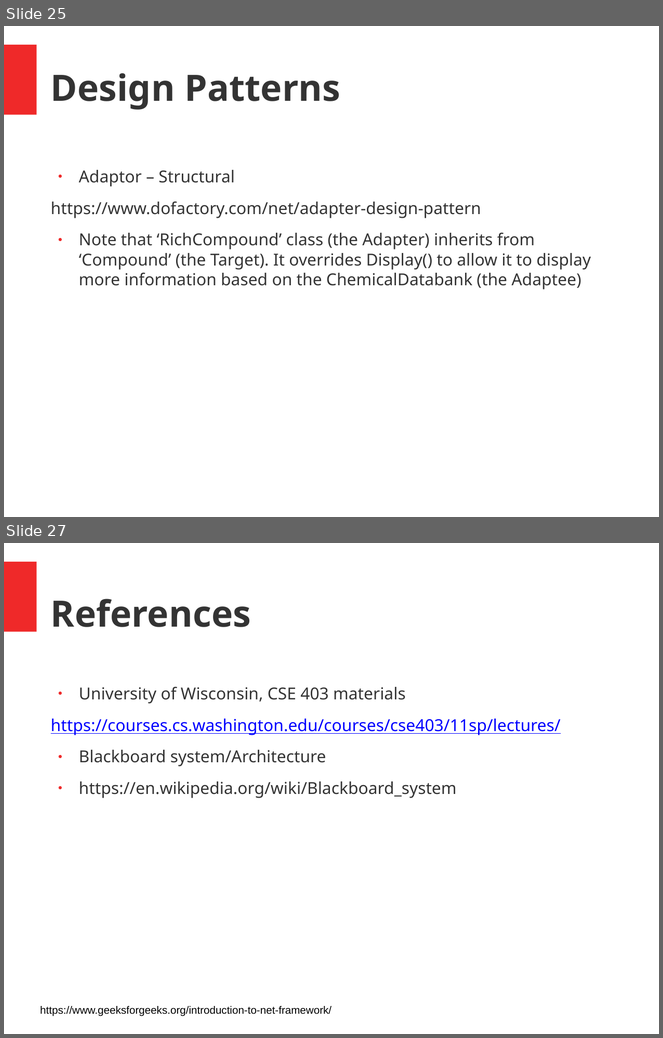
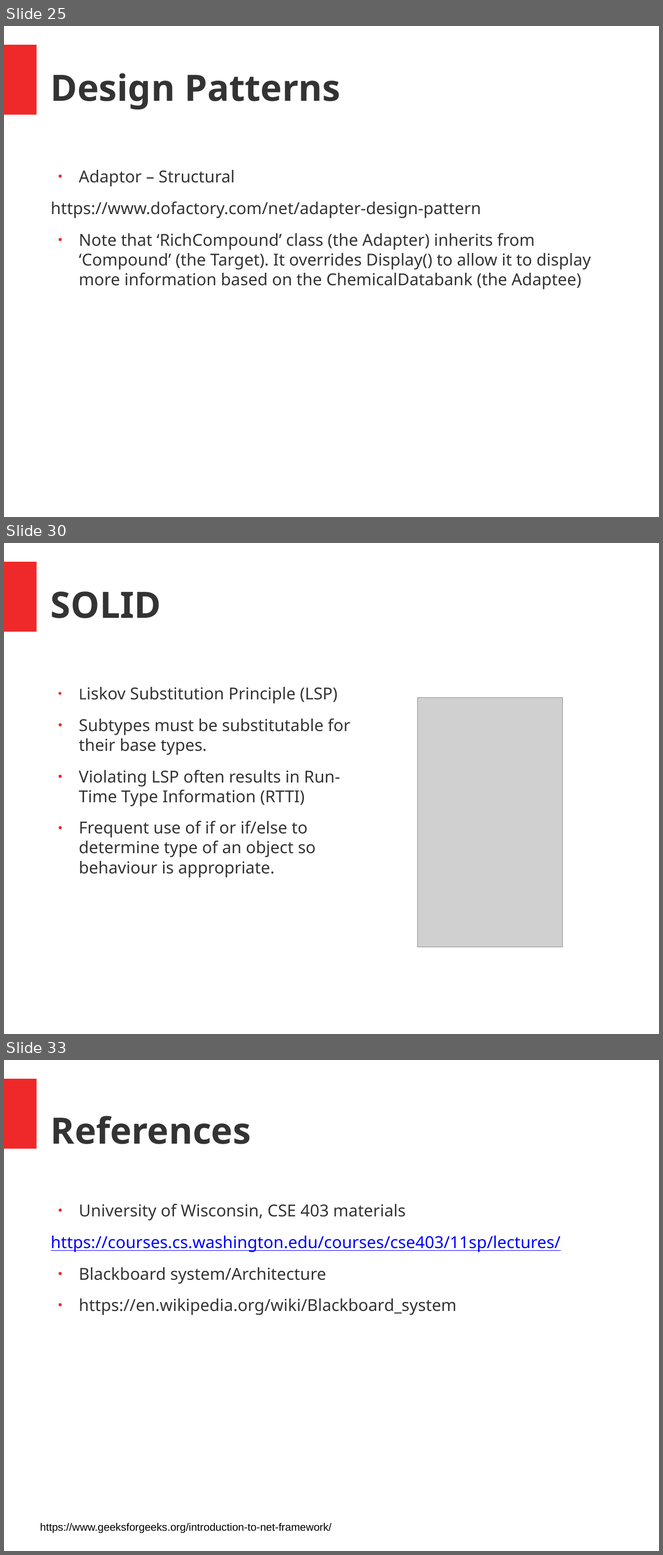
Before and after one commit to juschan/CSharp_ASPNET_Coaching, a slide deck: SE_Intro.pptx. Shown one above the other, each under a label of ours: slides 25 and 27 before the commit, slides 25, 30 and 33 after it; the slides between them are not shown. The pictures are 663x1038 and 663x1555 pixels, drawn with LibreOffice and Linux fonts; fonts in the diff are those of the drawing; grey boxes stand for pictures. Boxes give left, top, right and bottom in pixels: in the first picture for what was removed or moved away, otherwise in the second. Text is boxed around its words. In the diff, an @@ line names an element or a change of style, - is before the commit and + after.

```diff
--- a/SE_Intro.pptx
+++ b/SE_Intro.pptx
@@ slide 30 added at (4, 543, 659, 1034), background #FFFFFF; not listed: 1 template element that a slide beside it also shows @@
@@ text added at (51, 591, 161, 618), 44 pt, text #333333, bold @@
+SOLID
@@ text added at (79, 687, 350, 878), 20 pt, text #333333 @@
+● Liskov Substitution Principle (LSP)
+● Subtypes must be substitutable for their base types.
+● Violating LSP often results in Run-Time Type Information (RTTI)
+● Frequent use of if or if/else to determine type of an object so behaviour is appropriate.
@@ picture added at (418, 697, 563, 947) @@
@@ what was slide 27 is now slide 33 @@
```
Also in this commit, not shown: 2 slides changed, 5 other slides added.
